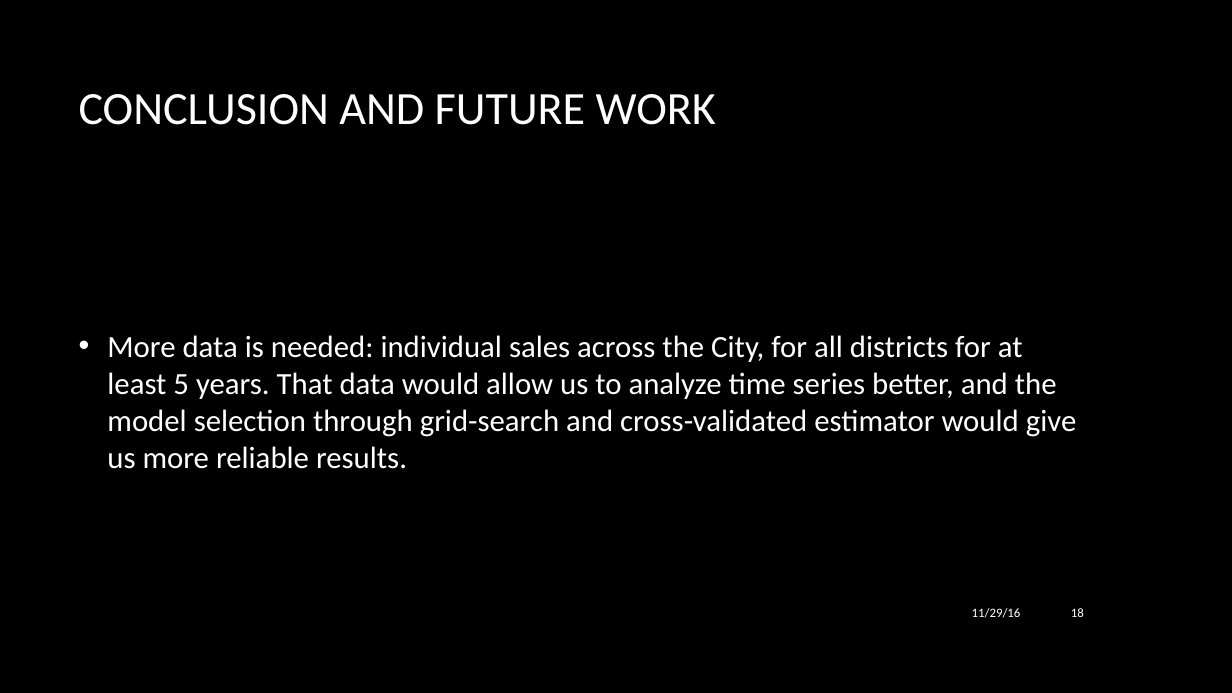
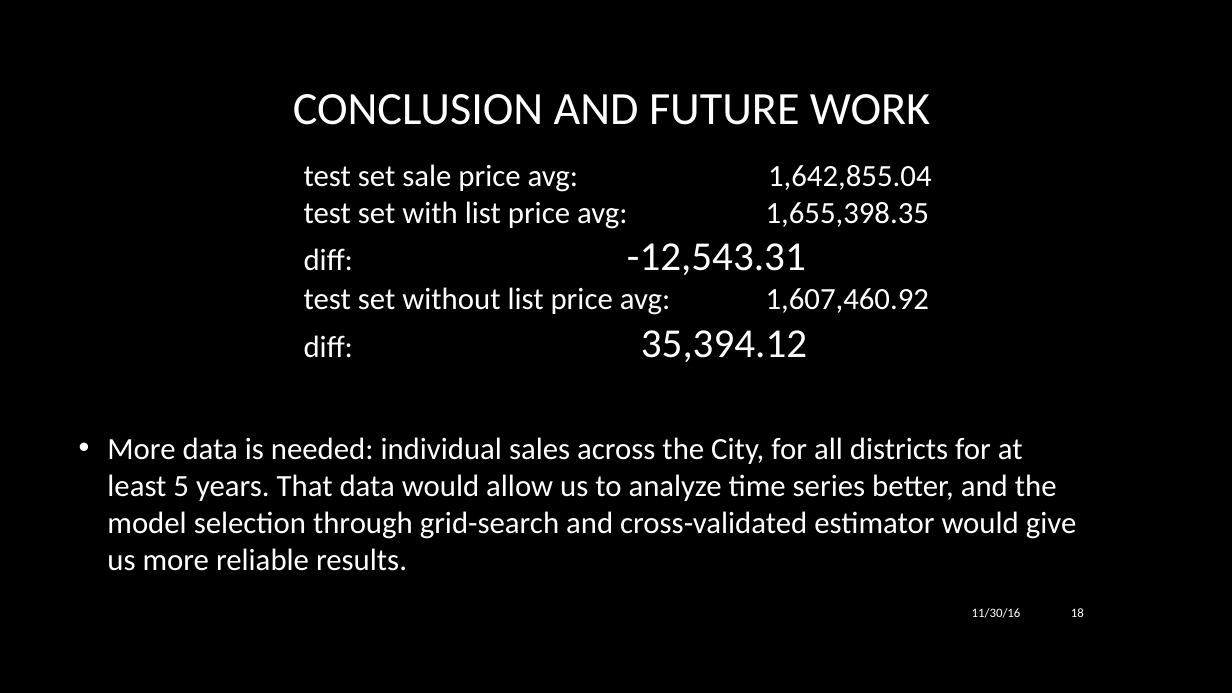
Before and after one commit to drakulic/Capstone, a slide deck: slide 18 of George Drakulic Presentation.pptx. Drawn at 1232x693 pixels with LibreOffice and Linux fonts; fonts in the diff are those of the drawing; background and template pictures are left out. Boxes give left, top, right and bottom in pixels: in the first picture for what was removed or moved away, otherwise in the second. Text is boxed around its words. In the diff, an @@ line names an element or a change of style, - is before the commit and + after.

```diff
--- a/George Drakulic Presentation.pptx
+++ b/George Drakulic Presentation.pptx
@@ title "CONCLUSION AND FUTURE WORK": place and size @@
-title "CONCLUSION AND FUTURE WORK" at (79, 94, 716, 125)
+title "CONCLUSION AND FUTURE WORK" at (293, 94, 930, 125)
@@ text added at (304, 164, 931, 362), 24 pt, text #FFFFFF @@
+test set sale price avg: 1,642,855.04
+test set with list price avg: 1,655,398.35
+diff: -12,543.31
+test set without list price avg: 1,607,460.92
+diff: 35,394.12
@@ text "More data is needed: individual ...": place and size @@
-text "More data is needed: individual ..." at (107, 335, 1076, 469)
+text "More data is needed: individual ..." at (107, 437, 1076, 571)
@@ text at (972, 608, 1021, 618): text changed @@
-11/29/16
+11/30/16
```
Also in this commit, not shown: 7 other slides changed, 30 other files.
